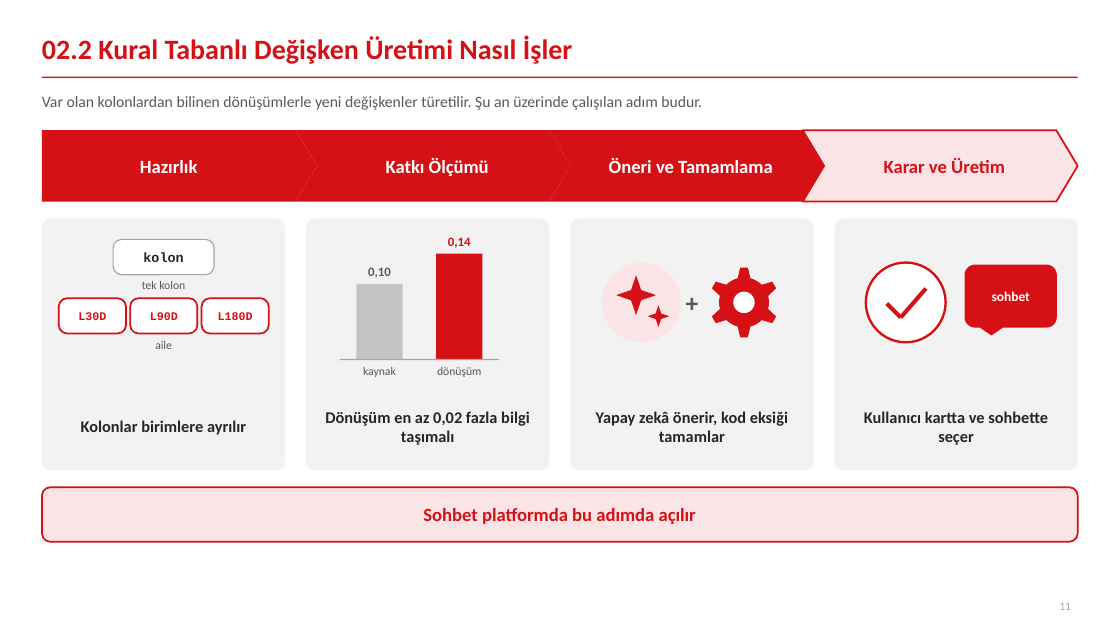
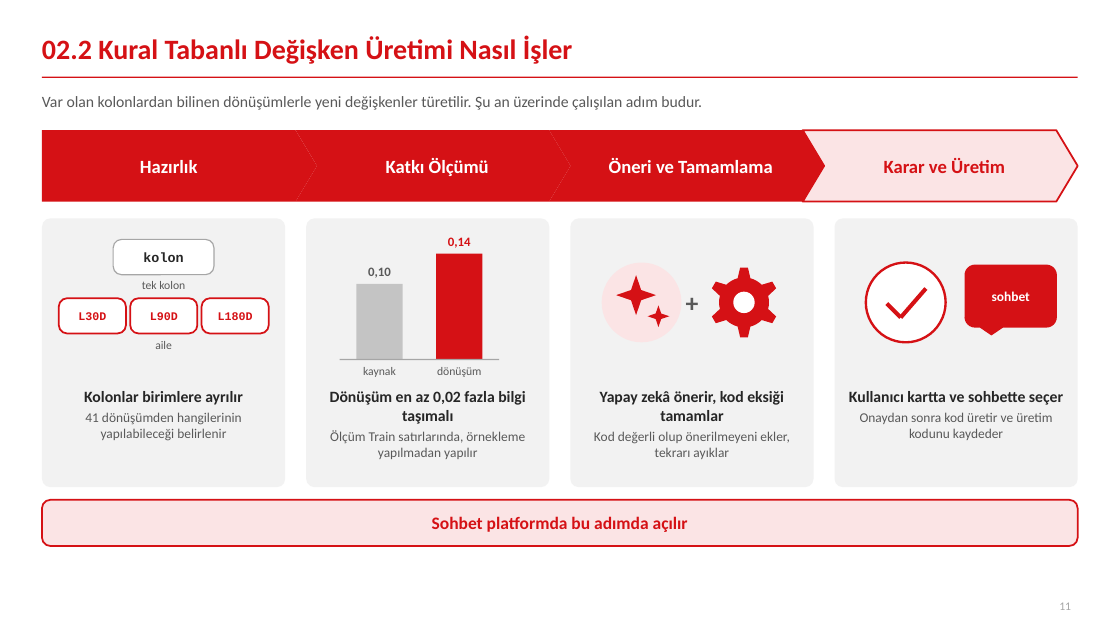
Before and after one commit to canmergen/amp, a slide deck: slide 11 of analitik_modelleme_platformu_GUNCEL/sunum/Platform_Sunum_Sade.pptx. Drawn at 1120x630 pixels with LibreOffice and Linux fonts; fonts in the diff are those of the drawing. Boxes give left, top, right and bottom in pixels: in the first picture for what was removed or moved away, otherwise in the second. Text is boxed around its words. In the diff, an @@ line names an element or a change of style, - is before the commit and + after.

```diff
--- a/analitik_modelleme_platformu_GUNCEL/sunum/Platform_Sunum_Sade.pptx
+++ b/analitik_modelleme_platformu_GUNCEL/sunum/Platform_Sunum_Sade.pptx
@@ rounded rectangle: place and size @@
-rounded rectangle at (42,218,286,471)
+rounded rectangle at (42,218,286,487)
@@ rounded rectangle: place and size @@
-rounded rectangle at (307,218,550,471)
+rounded rectangle at (307,218,550,487)
@@ rounded rectangle: place and size @@
-rounded rectangle at (571,218,814,471)
+rounded rectangle at (571,218,814,487)
@@ rounded rectangle: place and size @@
-rounded rectangle at (835,218,1079,471)
+rounded rectangle at (835,218,1079,487)
@@ vertical alignment middle to top in 4 elements at (330,391,525,459), (594,391,789,459), (849,391,1063,440), (84,391,243,441) @@
@@ text at (84,391,243,405): size 14 to 13.5 pt in "Kolonlar birimlere ayrılır"; more space between paragraphs @@
@@ text at (85,412,242,441): paragraph added @@
+41 dönüşümden hangilerinin yapılabileceği belirlenir
@@ text at (330,391,525,424): size 14 to 13.5 pt in "Dönüşüm en az 0,02 fazla bilgi taşımalı"; more space between paragraphs @@
@@ text at (600,391,784,421): size 14 to 13.5 pt in "Yapay zekâ önerir, kod eksiği tamamlar"; more space between paragraphs @@
@@ text at (849,391,1063,405): size 14 to 13.5 pt in "Kullanıcı kartta ve sohbette seçer"; more space between paragraphs @@
@@ text at (860,412,1052,440): paragraph added @@
+Onaydan sonra kod üretir ve üretim kodunu kaydeder
@@ text at (330,430,525,459): paragraph added @@
+Ölçüm Train satırlarında, örnekleme yapılmadan yapılır
@@ text at (594,431,789,459): paragraph added @@
+Kod değerli olup önerilmeyeni ekler, tekrarı ayıklar
@@ text "Sohbet platformda bu adımda açılır": place and size @@
-text "Sohbet platformda bu adımda açılır" at (423,508,696,524)
+text "Sohbet platformda bu adımda açılır" at (432,516,688,532)
@@ text "Sohbet platformda bu adımda açılır" at (432,516,688,532): size 16 to 15 pt @@
@@ rounded rectangle: place and size @@
-rounded rectangle at (42,487,1078,542)
+rounded rectangle at (42,500,1078,546)
@@ rounded rectangle at (42,500,1078,546): proportions changed @@
```
Also in this commit, not shown: 10 other slides changed, 1 other file.
